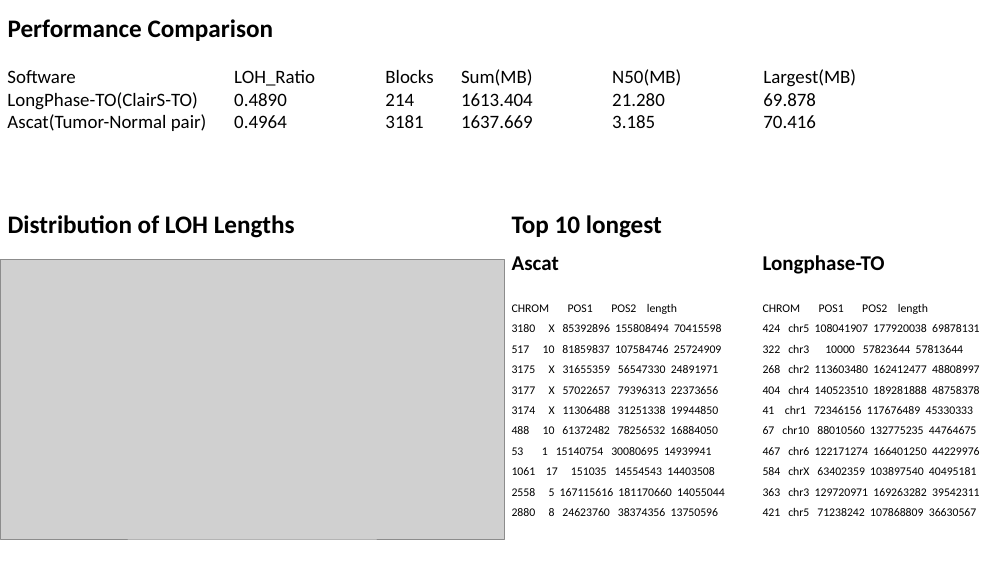
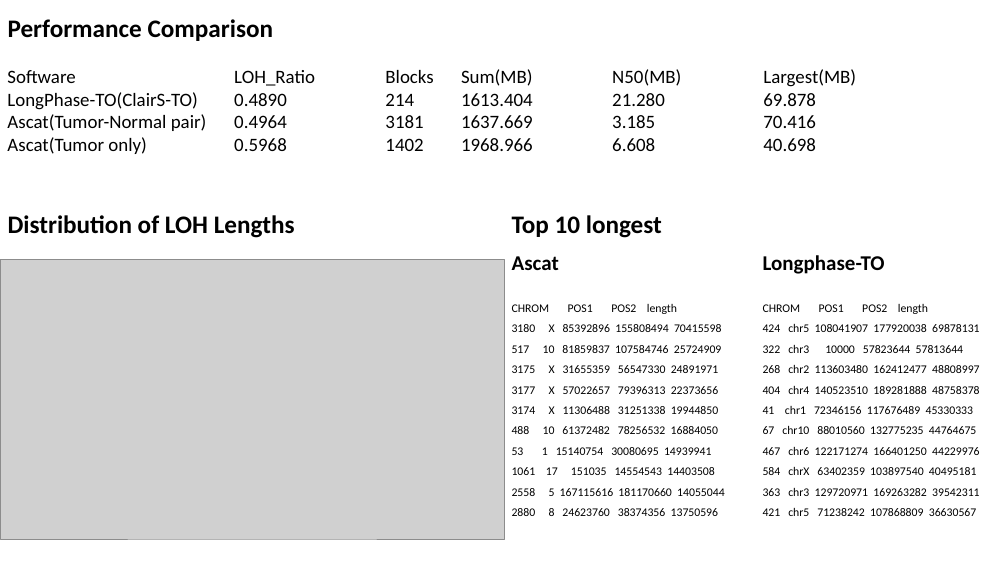
Before and after one commit to sloth-eat-pudding/longphase-to-paper, a slide deck: slide 3 of arm-level LOH and HI Distribution .pptx (slide 2 before the commit). Drawn at 1008x567 pixels with LibreOffice and Linux fonts; fonts in the diff are those of the drawing; grey boxes stand for pictures. Boxes give left, top, right and bottom in pixels: in the first picture for what was removed or moved away, otherwise in the second. Text is boxed around its words. In the diff, an @@ line names an element or a change of style, - is before the commit and + after.

Commit message:
update ascat(TN,TO) loh and purity

```diff
--- a/arm-level LOH and HI Distribution .pptx
+++ b/arm-level LOH and HI Distribution .pptx
@@ text at [7,137,816,154]: paragraph added @@
+Ascat(Tumor only) 0.5968 1402 1968.966 6.608 40.698
```
Also in this commit, not shown: 1 slide added, 1 other file.
